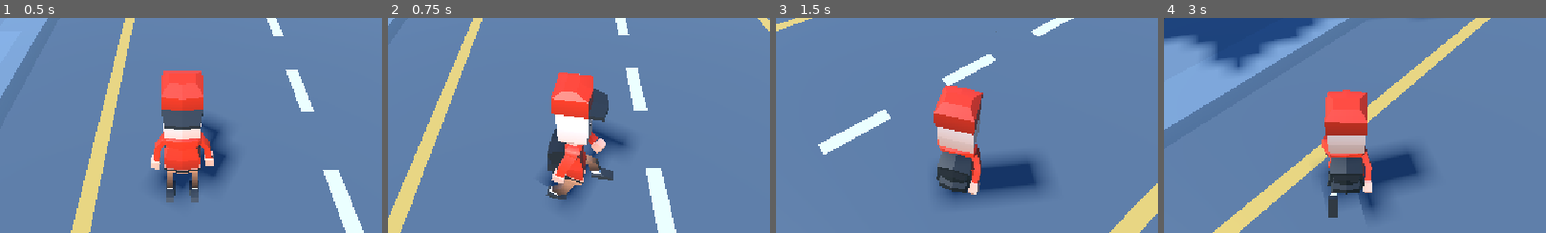
Above: before the commit, frames 1-4 (left to right).
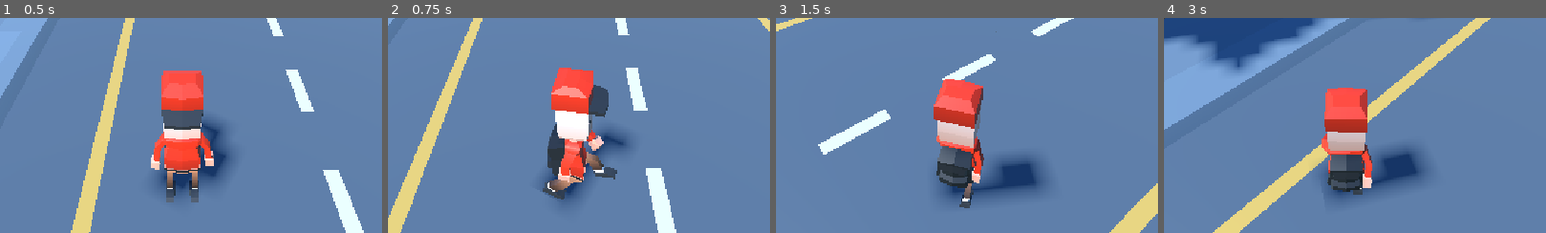
Above: after the commit, the same moments.

Repository: taallamxyz/Game
Game: Godot game, scene res://Scenes/Demo.tscn
Two runs of this game, one before a commit and one after it. Both use one fixed random seed, a clock stepped at 60 frames per second and the inputs below.
Inputs (mouse positions are % of the whole screen's width and height, from its top left):
- Up to frame 1 (0.5 s): no input
- Up to frame 2 (0.75 s): tap Enter at 0.5 s; move the mouse to (72, 45) at 0.52 s; hold D (move_right) from 0.53 s (still down); hold Shift (run) from 0.53 s (still down); click (72, 45) at 0.67 s
- Up to frame 3 (1.5 s): tap Space (jump) at 0.77 s; move the mouse to (45, 50) at 1.27 s; release D (move_right) at 1.28 s; release Shift (run) at 1.28 s; hold W (move_forward) from 1.28 s (still down); tap Shift (run) at 1.35 s
- Up to frame 4 (3 s): keep holding W (move_forward); tap Space (jump) at 1.52 s; move the mouse to (52, 48) at 2.02 s; hold Shift (run) 2.03-2.78 s; move the mouse to (49, 52) at 2.77 s; tap Shift (run) at 2.85 s
The pictures show only the part of the screen within x 26-76%, y 50-100%; the shares and areas given below are measured in that part.

Frame 1 is identical in both runs. In frame 2, 2.9% of the frame differs, in the area x 40-60%, y 23-85%; in frame 3, 3.8%, in the area x 41-59%, y 28-89%; in frame 4, 2.5%.

Commit message:
Document project and fix animation speed

Diff:
--- a/GodotProject/game/Scripts/player.gd
+++ b/GodotProject/game/Scripts/player.gd
@@ -83,7 +83,7 @@
 
 	var horizontal_speed := Vector2(velocity.x, velocity.z).length()
 	if horizontal_speed > 0.2:
-		animation_player.speed_scale = clampf(horizontal_speed / RUN_SPEED, 0.5, 1.25)
+		animation_player.speed_scale = 1.0
 		_play_animation("Run")
 	else:
 		animation_player.speed_scale = 1.0
Not shown, added: GodotProject/game/.gitignore
Not shown, added: README.md
